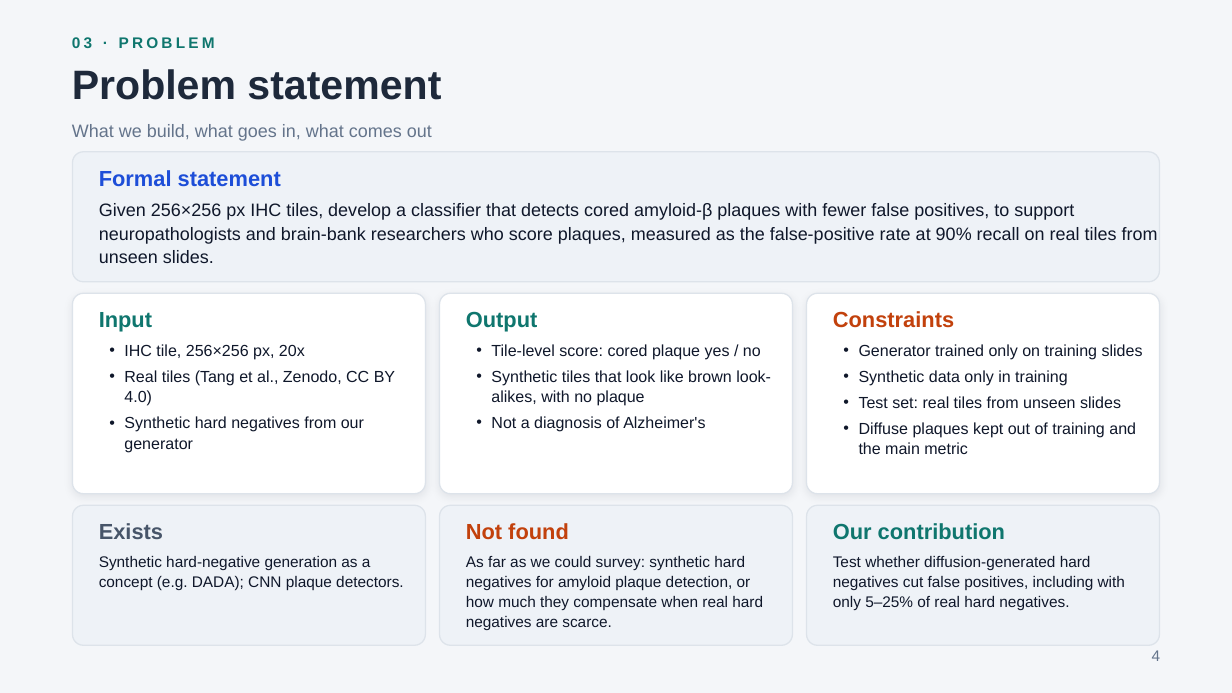
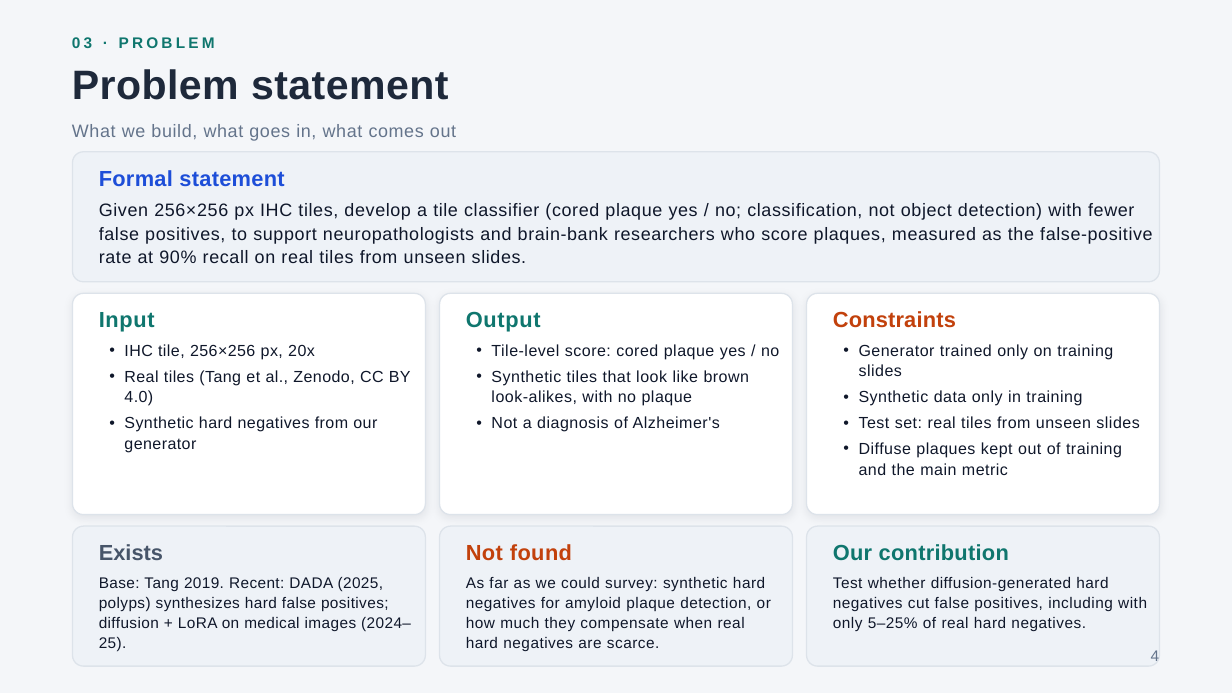
Before and after one commit to lucasboet/PlaqueGuard, a slide deck: slide 4 of GenAI_proposal_slides.pptx. Drawn at 1232x693 pixels with LibreOffice and Linux fonts; fonts in the diff are those of the drawing. Boxes give left, top, right and bottom in pixels: in the first picture for what was removed or moved away, otherwise in the second. Text is boxed around its words. In the diff, an @@ line names an element or a change of style, - is before the commit and + after.

Commit message:
Update slides: rename to PlaqueGuard and update framing

```diff
--- a/GenAI_proposal_slides.pptx
+++ b/GenAI_proposal_slides.pptx
@@ text "Formal statement" at [99,170,284,187]: letter spacing 0 to 0.2 pt @@
@@ text at [99,203,1152,263]: text changed @@
-Given 256×256 px IHC tiles, develop a classifier that detects cored amyloid-β plaques with fewer false positives, to support neuropathologists and brain-bank researchers who score plaques, measured as the false-positive rate at 90% recall on real tiles from unseen slides.
+Given 256×256 px IHC tiles, develop a tile classifier (cored plaque yes / no; classification, not object detection) with fewer false positives, to support neuropathologists and brain-bank researchers who score plaques, measured as the false-positive rate at 90% recall on real tiles from unseen slides.
@@ rounded rectangle: place and size @@
-rounded rectangle at [72,293,425,494]
+rounded rectangle at [72,293,425,515]
@@ rounded rectangle: place and size @@
-rounded rectangle at [440,293,793,494]
+rounded rectangle at [440,293,793,515]
@@ proportions changed in 3 elements at [72,293,425,515], [440,293,793,515], [807,293,1160,515] @@
@@ rounded rectangle: place and size @@
-rounded rectangle at [807,293,1160,494]
+rounded rectangle at [807,293,1160,515]
@@ letter spacing 0 to 0.5 pt in 3 elements at [72,124,456,141], [99,312,155,332], [466,311,541,332] @@
@@ text "Constraints" at [833,311,956,328]: letter spacing 0 to 0.1 pt @@
@@ 5 texts, 3 rounded rectangles: place and size @@
-5 texts, 3 rounded rectangles at [72,506,1160,645]
+5 texts, 3 rounded rectangles at [72,526,1160,665]
@@ letter spacing 0 to 0.3 pt in 3 elements at [72,69,448,100], [124,344,411,453], [466,544,572,561] @@
@@ text "Our contribution" at [833,544,1009,561]: letter spacing 0 to 0.2 pt @@
@@ text at [99,577,411,651]: text changed @@
-Synthetic hard-negative generation as a concept (e.g. DADA); CNN plaque detectors.
+Base: Tang 2019. Recent: DADA (2025, polyps) synthesizes hard false positives; diffusion + LoRA on medical images (2024–25).
@@ letter spacing 0 to 0.4 pt in 4 elements at [859,344,1139,475], [491,344,779,432], [466,577,771,651], [833,577,1147,631] @@
@@ text "4" at [1151,650,1160,661]: letter spacing 0 to 0.6 pt @@
```
Also in this commit, not shown: 7 other slides changed, 1 other file.
